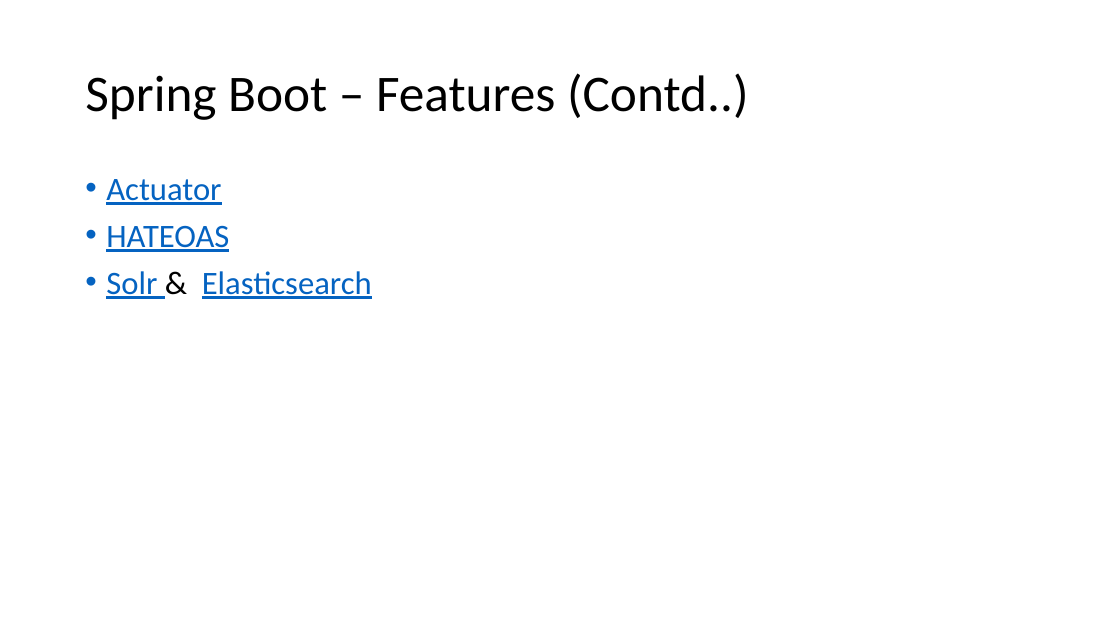
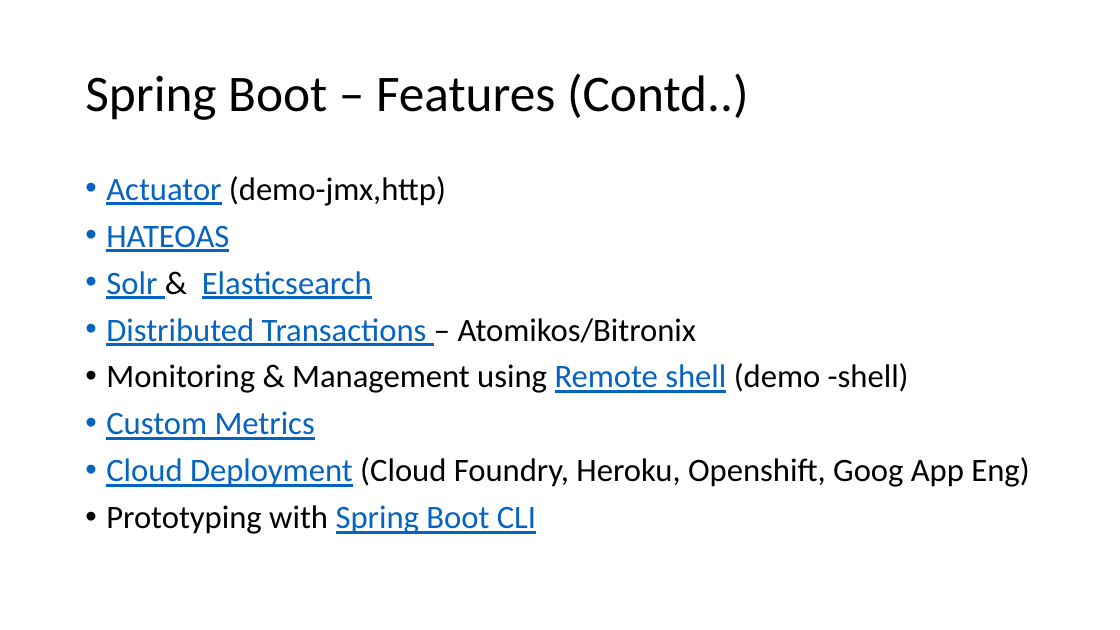
Before and after one commit to batchu/spring-boot-ujug, a slide deck: slide 11 of Spring Boot.pptx (slide 9 before the commit). Drawn at 1120x630 pixels with LibreOffice and Linux fonts; fonts in the diff are those of the drawing. Boxes give left, top, right and bottom in pixels: in the first picture for what was removed or moved away, otherwise in the second. Text is boxed around its words. In the diff, an @@ line names an element or a change of style, - is before the commit and + after.

Commit message:
added shell pass to JPA, updated PPT

```diff
--- a/Spring Boot.pptx
+++ b/Spring Boot.pptx
@@ text at (106,176,446,206): text changed; text colour #0563C1 to #000000 @@
-• Actuator
+• Actuator (demo-jmx,http)
@@ text at (106,318,1029,534): paragraphs added @@
+• Distributed Transactions – Atomikos/Bitronix
+• Monitoring & Management using Remote shell (demo -shell)
+• Custom Metrics
+• Cloud Deployment (Cloud Foundry, Heroku, Openshift, Goog App Eng)
+• Prototyping with Spring Boot CLI
```
Also in this commit, not shown: 5 other slides changed, 3 slides added, 1 other file.
